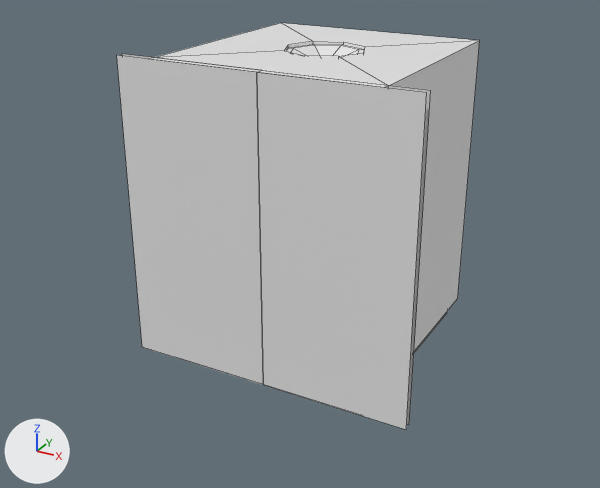
A saved change to the FBX model Elevator 404/Assets/Models/Luuk/Lift/Lift.fbx.
Camera for both pictures: a 50 mm camera at (2.38, -3.9, 2.96) aimed at (-0.07, 0.55, 0.74). Arrows for +X, +Y and +Z are at lower left; the lights stay in place. Mesh edges are drawn as thin lines. Where no turn or scale is listed for an object, it has been applied to the vertices.
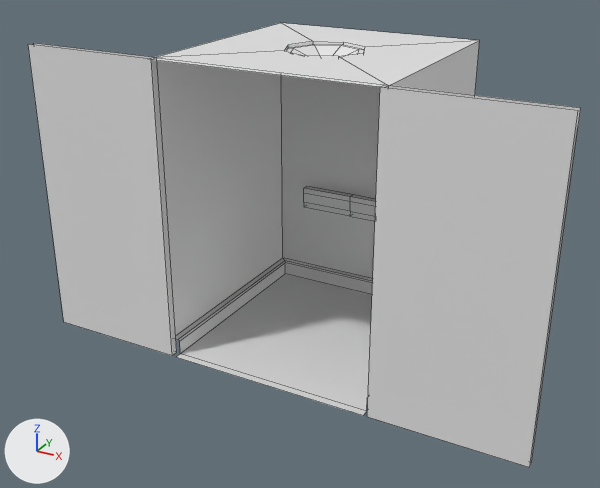
Commit message: Lift fixed (alweer)

Pixel boxes [x1, y1, x2, y2] of what changed, in the pictures (600 x 488 px; the box of a moved part takes in the faces that stretch with it):
'Plane', reshaped (52% wider, 10% taller)
    before: [117, 23, 480, 429]
    after: [28, 23, 581, 468]
part 1 of me_plane_003, moved or reshaped
    before: [257, 70, 431, 429]
    after: [367, 84, 581, 468]
part 2 of me_plane_003, moved or reshaped
    before: [117, 54, 263, 385]
    after: [28, 43, 177, 356]

What the commit changed:
me_plane_003 has 117 vertices, 82 faces and spans x -0.98..0.98, y -0.78..0.77, z 0.0..2.0.
me_plane_003 is used by ob_plane; location (0.0, 0.723, 0.001).
me_plane_003 part 1: the loose piece of 8 vertices spanning x 0.0..0.98, y -0.78..-0.73, z 0.0..2.0 is moved by (0.72, 0.01, 0.0).
me_plane_003 part 2: the loose piece of 8 vertices spanning x -0.98..0.0, y -0.78..-0.73, z 0.0..2.0 is moved by (-0.72, 0.01, 0.0).
